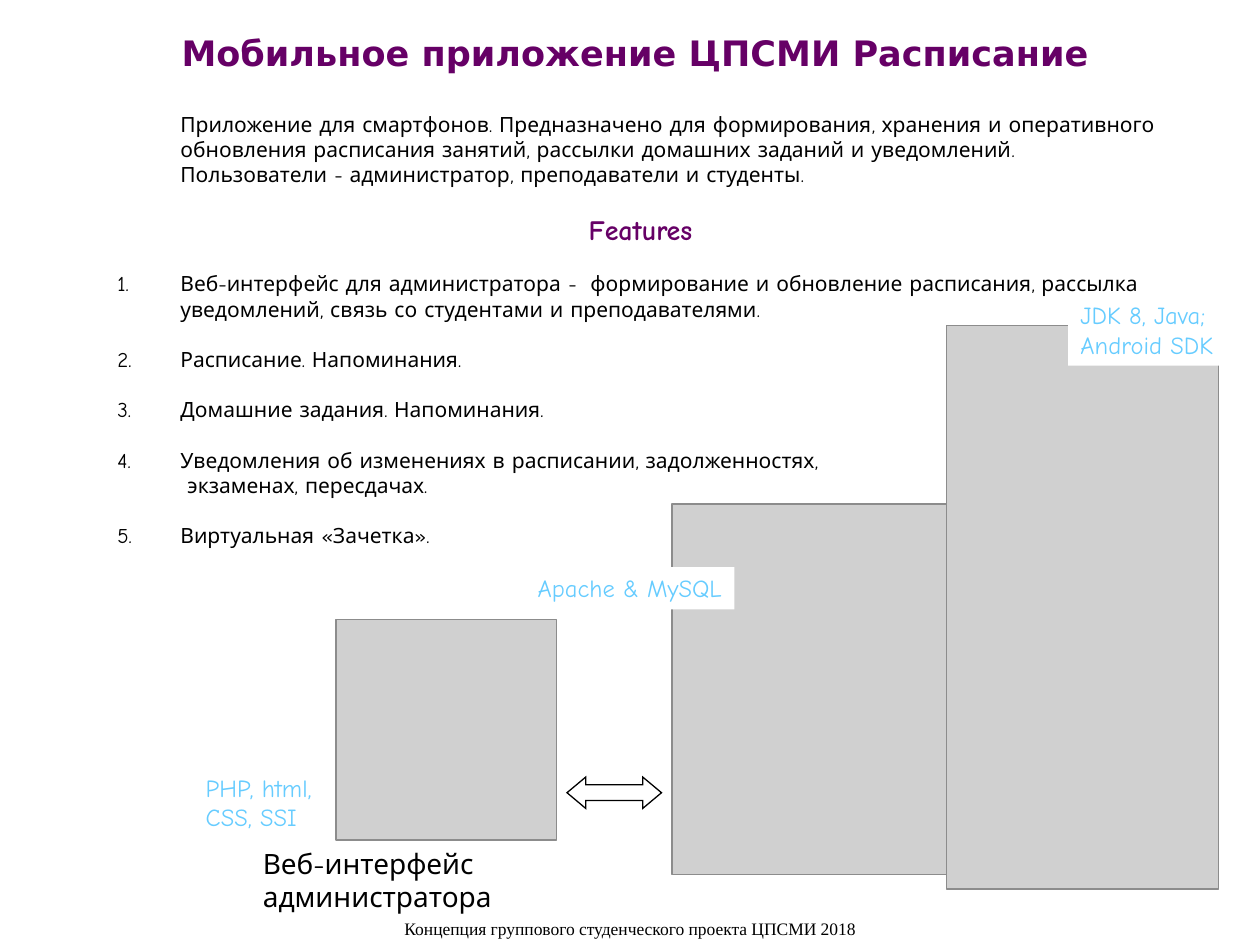
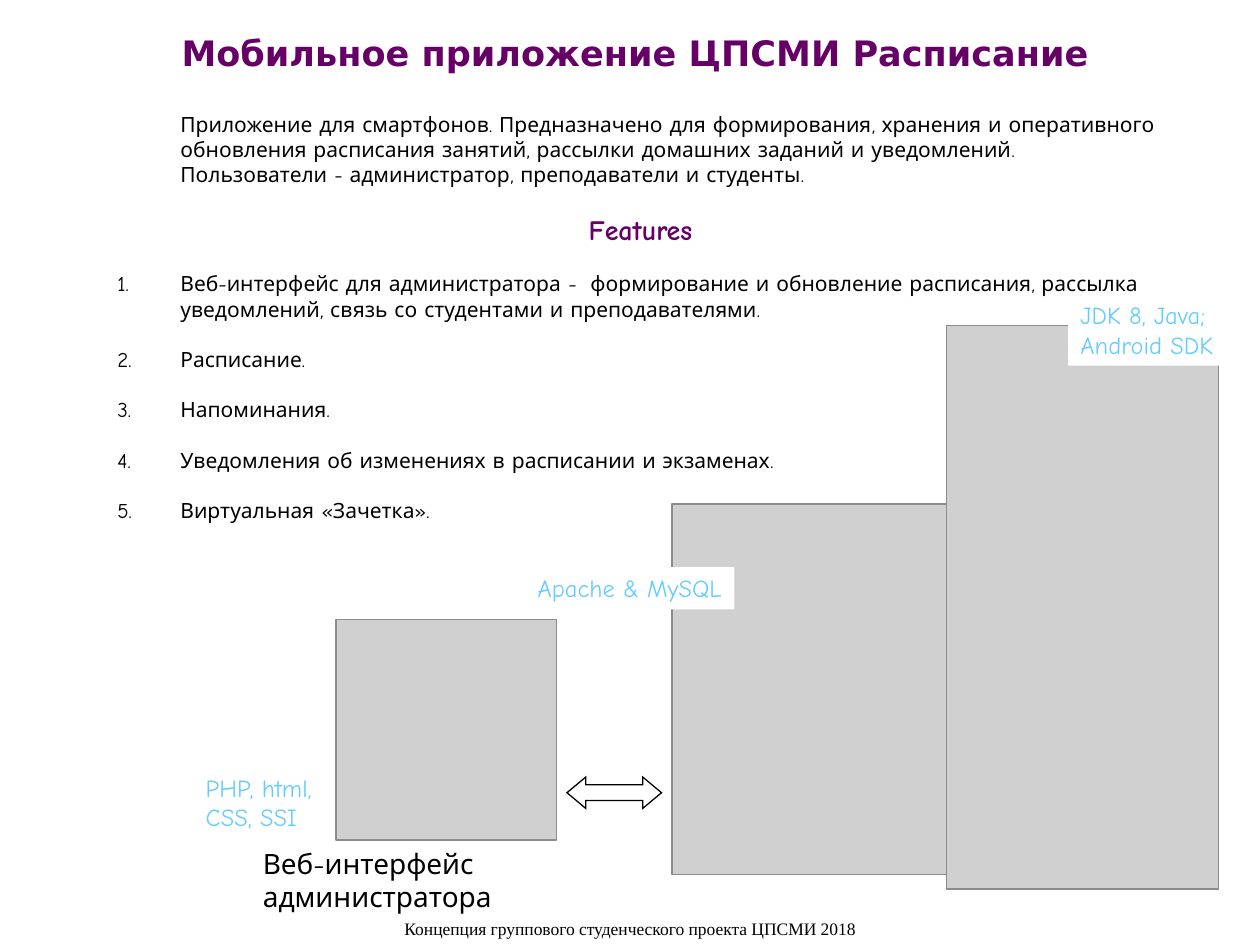
Before and after one commit to elena-roshchina/schedule-cpsmi, a slide deck: slide 1 of Itinerary1.ppt. Drawn at 1260x945 pixels with LibreOffice and Linux fonts; fonts in the diff are those of the drawing; grey boxes stand for pictures. Boxes give left, top, right and bottom in pixels: in the first picture for what was removed or moved away, otherwise in the second. Text is boxed around its words. In the diff, an @@ line names an element or a change of style, - is before the commit and + after.

```diff
--- a/Itinerary1.ppt
+++ b/Itinerary1.ppt
@@ text at [117,352,770,473]: text changed @@
-2. Расписание. Напоминания.
-3. Домашние задания. Напоминания.
-4. Уведомления об изменениях в расписании, задолженностях,
-экзаменах, пересдачах.
+2. Расписание.
+3. Напоминания.
+4. Уведомления об изменениях в расписании и экзаменах.
```
Also in this commit, not shown: 2 other slides changed, 2 slides added, 1 slide removed.
